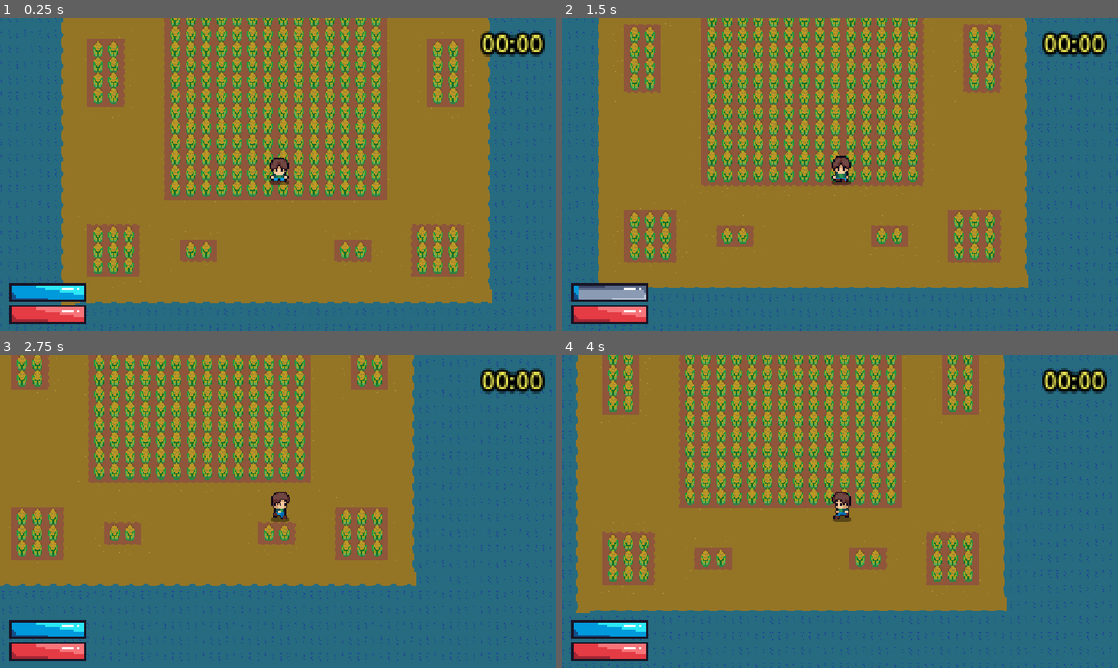
Above: before the commit, frames 1-4 (two rows, left to right).
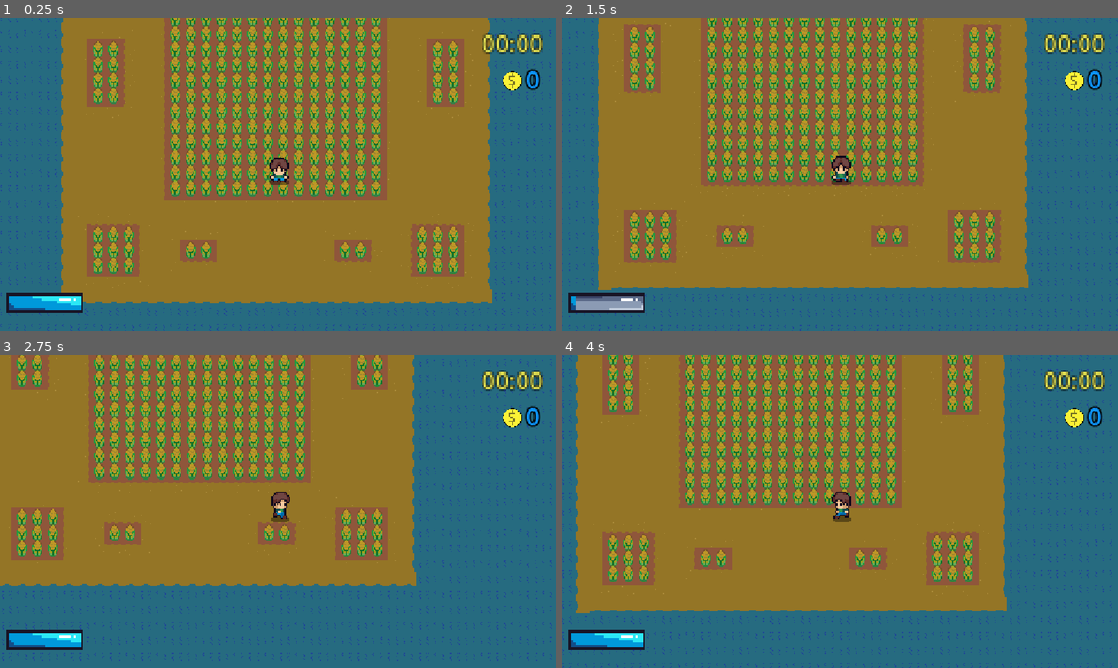
Above: after the commit, the same moments.

Repository: FaizeenHoque/thelastplot
Game: Godot game, scene res://Scenes/Default.tscn
Two runs of this game, one before a commit and one after it. Both use one fixed random seed, a clock stepped at 60 frames per second and the inputs below.
Inputs (mouse positions are in pixels of both pictures, inside the frame that each line leads up to):
- Up to frame 1 (0.25 s): no input
- Up to frame 2 (1.5 s): tap Enter at 0.5 s; move the mouse to (962, 158) at 0.52 s; hold D (MoveRight) 0.53-1.28 s; tap Space (Slash) at 0.6 s; click (962, 158) at 0.67 s; move the mouse to (728, 190) at 1.27 s; hold S (MoveDown) from 1.28 s (still down); tap Alt at 1.35 s
- Up to frame 3 (2.75 s): move the mouse to (333, 442) at 2.02 s; release S (MoveDown) at 2.03 s; hold D (MoveRight) from 2.03 s (still down); tap Shift at 2.1 s
- Up to frame 4 (4 s): move the mouse to (812, 574) at 2.77 s; release D (MoveRight) at 2.78 s; hold W (MoveUp) 2.78-3.53 s; tap Space (Slash) at 2.85 s; click (812, 574) at 2.92 s; move the mouse to (1006, 558) at 3.52 s; hold A (MoveLeft) from 3.53 s (still down); tap Alt at 3.6 s

The runs differ from the first frame. In frame 1, 2.6% of the frame differs, in the area x 1-98%, y 4-98%; in frame 2, 2.6%; in frame 3, 2.6%; in frame 4, 2.6%.

Commit message:
began working on crop response to attacks

Diff:
--- a/Scenes/Default.tscn
+++ b/Scenes/Default.tscn
@@ -4,6 +4,7 @@
 [ext_resource type="PackedScene" uid="uid://2rydxqlptngs" path="res://Scenes/hud.tscn" id="1_m4rby"]
 [ext_resource type="PackedScene" uid="uid://cw01hfeheb127" path="res://Scenes/Timer.tscn" id="4_36hkq"]
 [ext_resource type="PackedScene" uid="uid://ckifls00np74n" path="res://Scenes/Map.tscn" id="4_m4rby"]
+[ext_resource type="PackedScene" uid="uid://dw7r124psngp8" path="res://Scenes/coin.tscn" id="5_36hkq"]
 
 [node name="Node2D" type="Node2D" unique_id=940180391]
 
@@ -14,13 +15,17 @@
 position = Vector2(105, 269)
 
 [node name="HUD" parent="Player" unique_id=418181721 instance=ExtResource("1_m4rby")]
-position = Vector2(-188.66667, 93.333336)
+position = Vector2(-190.66669, 100.333336)
 scale = Vector2(1.6666667, 1.6666667)
 
 [node name="Camera2D" type="Camera2D" parent="Player" unique_id=868793185]
 position = Vector2(-1.3333435, 1.6666641)
 
-[node name="Node2D" parent="Player" unique_id=1152060217 instance=ExtResource("4_36hkq")]
+[node name="Timer" parent="Player" unique_id=1152060217 instance=ExtResource("4_36hkq")]
 position = Vector2(139.33334, -100.66667)
 
+[node name="Coin" parent="Player" unique_id=645125020 instance=ExtResource("5_36hkq")]
+position = Vector2(170, -75.33333)
+scale = Vector2(0.5, 0.5)
+
 [node name="CanvasModulate" type="CanvasModulate" parent="." unique_id=617159154]
--- a/Scenes/Map.tscn
+++ b/Scenes/Map.tscn
@@ -59,79 +59,79 @@
 tile_set = SubResource("TileSet_02qk3")
 
 [node name="SpawnLocation" type="Marker2D" parent="." unique_id=1861204896]
-position = Vector2(341, -211)
+position = Vector2(336, -168)
 
 [node name="SpawnLocation_2" type="Marker2D" parent="." unique_id=2016882066]
-position = Vector2(409, 57)
+position = Vector2(391, 189)
 
 [node name="SpawnLocation_3" type="Marker2D" parent="." unique_id=591368118]
-position = Vector2(483, -227)
+position = Vector2(489, -328)
 
 [node name="SpawnLocation_4" type="Marker2D" parent="." unique_id=1890834373]
-position = Vector2(225, -292)
+position = Vector2(244, -315)
 
 [node name="SpawnLocation_5" type="Marker2D" parent="." unique_id=550977925]
-position = Vector2(81, -223)
+position = Vector2(143, -188)
 
 [node name="SpawnLocation_6" type="Marker2D" parent="." unique_id=1899931821]
-position = Vector2(-70, -300)
+position = Vector2(57, -311)
 
 [node name="SpawnLocation_7" type="Marker2D" parent="." unique_id=1881451647]
-position = Vector2(-135, -207)
+position = Vector2(-110, -185)
 
 [node name="SpawnLocation_8" type="Marker2D" parent="." unique_id=1699888141]
-position = Vector2(-259, -280)
+position = Vector2(-143, -331)
 
 [node name="SpawnLocation_9" type="Marker2D" parent="." unique_id=992970488]
-position = Vector2(-297, -56)
+position = Vector2(-255, -105)
 
 [node name="SpawnLocation_10" type="Marker2D" parent="." unique_id=100320702]
-position = Vector2(-218, 66)
+position = Vector2(-163, 36)
 
 [node name="SpawnLocation_11" type="Marker2D" parent="." unique_id=408611467]
-position = Vector2(-258, 223)
+position = Vector2(-204, 189)
 
 [node name="SpawnLocation_12" type="Marker2D" parent="." unique_id=23918426]
-position = Vector2(-303, 114)
+position = Vector2(-333, 84)
 
 [node name="SpawnLocation_13" type="Marker2D" parent="." unique_id=1706578002]
-position = Vector2(-164, 319)
+position = Vector2(-334, 246)
 
 [node name="SpawnLocation_14" type="Marker2D" parent="." unique_id=275144419]
-position = Vector2(-274, 429)
+position = Vector2(-324, 466)
 
 [node name="SpawnLocation_15" type="Marker2D" parent="." unique_id=1939105264]
-position = Vector2(-269, 349)
+position = Vector2(-297, 333)
 
 [node name="SpawnLocation_16" type="Marker2D" parent="." unique_id=670863205]
-position = Vector2(-188, 460)
+position = Vector2(-154, 509)
 
 [node name="SpawnLocation_17" type="Marker2D" parent="." unique_id=882031519]
-position = Vector2(-6, 409)
+position = Vector2(-18, 373)
 
 [node name="SpawnLocation_18" type="Marker2D" parent="." unique_id=2089150746]
-position = Vector2(59, 481)
+position = Vector2(28, 497)
 
 [node name="SpawnLocation_19" type="Marker2D" parent="." unique_id=2050419835]
-position = Vector2(152, 398)
+position = Vector2(123, 370)
 
 [node name="SpawnLocation_20" type="Marker2D" parent="." unique_id=780003696]
-position = Vector2(287, 470)
+position = Vector2(231, 501)
 
 [node name="SpawnLocation_21" type="Marker2D" parent="." unique_id=2109762910]
-position = Vector2(343, 369)
+position = Vector2(310, 369)
 
 [node name="SpawnLocation_22" type="Marker2D" parent="." unique_id=151885846]
-position = Vector2(444, 471)
+position = Vector2(486, 509)
 
 [node name="SpawnLocation_23" type="Marker2D" parent="." unique_id=1154824255]
 position = Vector2(398, 246)
 
 [node name="SpawnLocation_24" type="Marker2D" parent="." unique_id=997423569]
-position = Vector2(479, 161)
+position = Vector2(486, 283)
 
 [node name="SpawnLocation_25" type="Marker2D" parent="." unique_id=66109152]
-position = Vector2(410, -29)
+position = Vector2(385, -39)
 
 [node name="SpawnLocation_26" type="Marker2D" parent="." unique_id=1087020794]
-position = Vector2(475, -115)
+position = Vector2(472, -103)
--- a/Scenes/Timer.tscn
+++ b/Scenes/Timer.tscn
@@ -6,5 +6,5 @@
 offset_right = 40.0
 offset_bottom = 23.0
 theme_override_colors/font_color = Color(0.92098725, 0.9105577, 0.33235633, 1)
-theme_override_constants/outline_size = 10
+theme_override_constants/outline_size = 4
 text = "00:00"
--- /dev/null
+++ b/Scenes/coin.tscn
@@ -0,0 +1,19 @@
+[gd_scene format=3 uid="uid://dw7r124psngp8"]
+
+[ext_resource type="Texture2D" uid="uid://33iee1nvm5eg" path="res://Assets/UI/coin.png" id="1_2qo34"]
+
+[node name="Node2D" type="Node2D" unique_id=645125020]
+
+[node name="Label" type="Label" parent="." unique_id=176966554]
+offset_right = 40.0
+offset_bottom = 23.0
+theme_override_colors/font_color = Color(0.05100429, 0.58896816, 1.0845727, 1)
+theme_override_constants/outline_size = 10
+theme_override_constants/shadow_outline_size = 2
+theme_override_font_sizes/font_size = 32
+text = "0"
+
+[node name="Coin" type="Sprite2D" parent="." unique_id=1644893621]
+position = Vector2(-19, 24)
+scale = Vector2(0.5, 0.5)
+texture = ExtResource("1_2qo34")
--- a/Scenes/crop.tscn
+++ b/Scenes/crop.tscn
@@ -68,7 +68,7 @@
 }]
 
 [sub_resource type="RectangleShape2D" id="RectangleShape2D_7rxg7"]
-size = Vector2(14, 24)
+size = Vector2(13.333334, 23.333336)
 
 [node name="Crop" type="Area2D" unique_id=355250924]
 scale = Vector2(1.5, 1.5)
@@ -76,10 +76,10 @@
 
 [node name="AnimatedSprite2D" type="AnimatedSprite2D" parent="." unique_id=1901149767]
 sprite_frames = SubResource("SpriteFrames_8vrlf")
-animation = &"death"
+animation = &"idle"
 
 [node name="hitbox" type="CollisionShape2D" parent="." unique_id=805452002]
-position = Vector2(-1.1920929e-07, -1.0000005)
+position = Vector2(-2.3841858e-07, -1)
 shape = SubResource("RectangleShape2D_7rxg7")
 
 [node name="TakeDamage" type="AudioStreamPlayer2D" parent="." unique_id=1420686332]
--- a/Scenes/hud.tscn
+++ b/Scenes/hud.tscn
@@ -2,9 +2,7 @@
 
 [ext_resource type="Texture2D" uid="uid://wk03yk7pqr" path="res://Assets/UI/Bars/progress bar medium rounded under.png" id="1_bjfho"]
 [ext_resource type="Texture2D" uid="uid://c4to3glpoe236" path="res://Assets/UI/Bars/progress bar least rounded over.png" id="1_fccik"]
-[ext_resource type="Texture2D" uid="uid://bp0x50v6ncuer" path="res://Assets/UI/Bars/progress bar least rounded progress red.png" id="2_bjfho"]
 [ext_resource type="Texture2D" uid="uid://druw7w867m42h" path="res://Assets/UI/Bars/progress bar medium rounded progress blue.png" id="3_t1xeu"]
-[ext_resource type="Script" uid="uid://cgjnsqfc2d3e4" path="res://Scripts/health_bar.gd" id="4_6fbih"]
 [ext_resource type="Script" uid="uid://dyfnitk801qqs" path="res://Scripts/slash_cooldown.gd" id="4_36asn"]
 
 [node name="HUD" type="Node2D" unique_id=418181721]
@@ -23,14 +21,3 @@
 texture_over = ExtResource("1_fccik")
 texture_progress = ExtResource("3_t1xeu")
 script = ExtResource("4_36asn")
-
-[node name="health_bar" type="TextureProgressBar" parent="." unique_id=885799508]
-offset_left = 0.6
-offset_top = -1.1999999
-offset_right = 40.6
-offset_bottom = 38.8
-value = 100.0
-texture_under = ExtResource("1_bjfho")
-texture_over = ExtResource("1_fccik")
-texture_progress = ExtResource("2_bjfho")
-script = ExtResource("4_6fbih")
--- a/Scripts/crop.gd
+++ b/Scripts/crop.gd
@@ -13,6 +13,7 @@
 @onready var crop_break_particle: CPUParticles2D = $"Crop Break Particle Effect/CPUParticles2D"
 
 func _ready() -> void:
+	print("ready")
 	z_index = 1
 
 func _physics_process(delta: float) -> void:
@@ -20,22 +21,14 @@
 		animated_sprite_2d.play("idle")
 
 func take_damage(damage: int, attacker_position: Vector2) -> void:
-	#print("Damage taken")
+	print("Damage taken")
 	HEALTH -= damage
-	#take_damage_sound.play()
+	take_damage_sound.play()
 
 	if HEALTH <= 0:
 		_die(attacker_position)
 	else:
 		animated_sprite_2d.modulate = Color(1, 1, 0)
-
-		#var knockback_direction = (position - attacker_position).normalized()
-		#var target_position = position + knockback_direction * 50
-		#var tween = create_tween()
-		#tween.set_ease(Tween.EASE_OUT)
-		#tween.set_trans(Tween.TRANS_CUBIC)
-		#tween.tween_property(self, "position", target_position, 0.5)
-
 		crop_break_particle.emitting = true
 
 		await get_tree().create_timer(0.15).timeout
@@ -45,18 +38,11 @@
 func _die(attacker_position: Vector2) -> void:
 	is_alive = false
 
-	#var knockback_direction = (position - attacker_position).normalized()
-	#var target_position = position + knockback_direction * 200
-	#var tween = create_tween()
-	#tween.set_ease(Tween.EASE_OUT)
-	#tween.set_trans(Tween.TRANS_CUBIC)
-	#tween.tween_property(self, "position", target_position, 0.5)
-
 	crop_break_particle.emitting = true
 	animated_sprite_2d.play("death")
 
-	#take_damage_sound.pitch_scale = 1.75
-	#take_damage_sound.play()
+	take_damage_sound.pitch_scale = 1.75
+	take_damage_sound.play()
 
 	$hitbox.set_deferred("disabled", true)
 
--- a/Scripts/player.gd
+++ b/Scripts/player.gd
@@ -1,7 +1,7 @@
 extends CharacterBody2D
 
-const SPEED = 150.0
-const SLASH_STRENGTH = 20
+var SPEED = 150.0
+var SLASH_STRENGTH = 20
 
 var MAX_HEALTH: int
 var health: int
--- a/game_manager.gd
+++ b/game_manager.gd
@@ -33,7 +33,6 @@
 		map.add_child(crop)
 
 func _ready() -> void:
-	print("ready")
 	generateWorld()
 
 func _process(delta):
Binary file added: Assets/UI/coin.aseprite
Binary file added: Assets/UI/coin.png
Not shown, added: Assets/UI/coin.png.import
